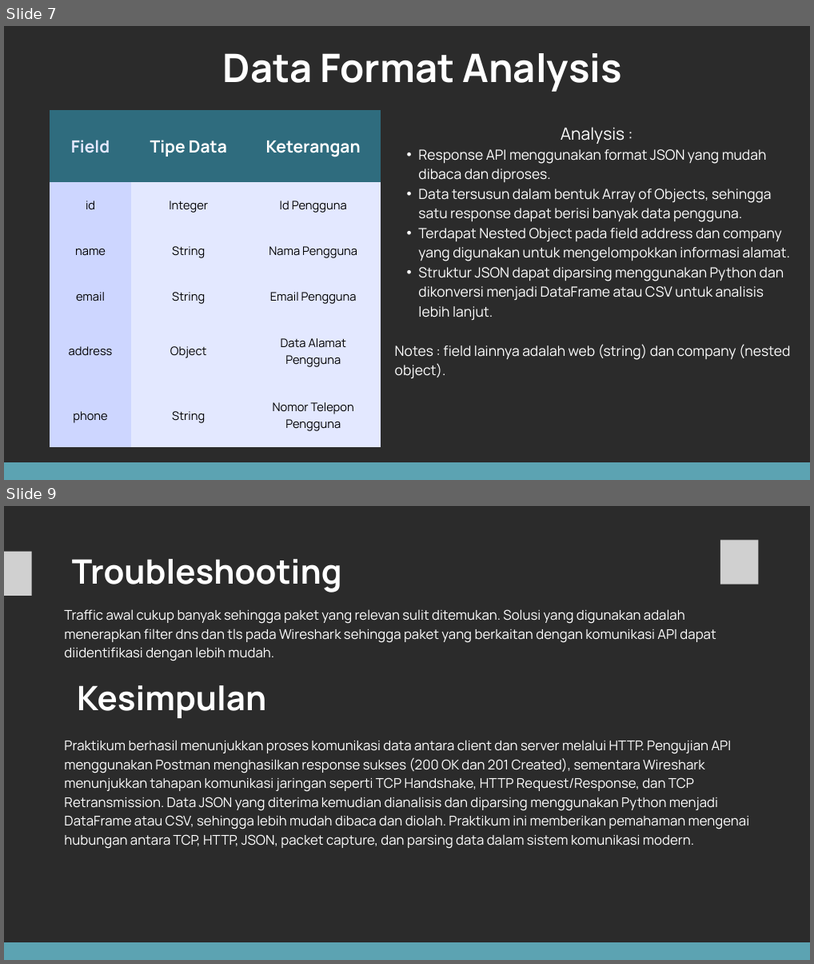
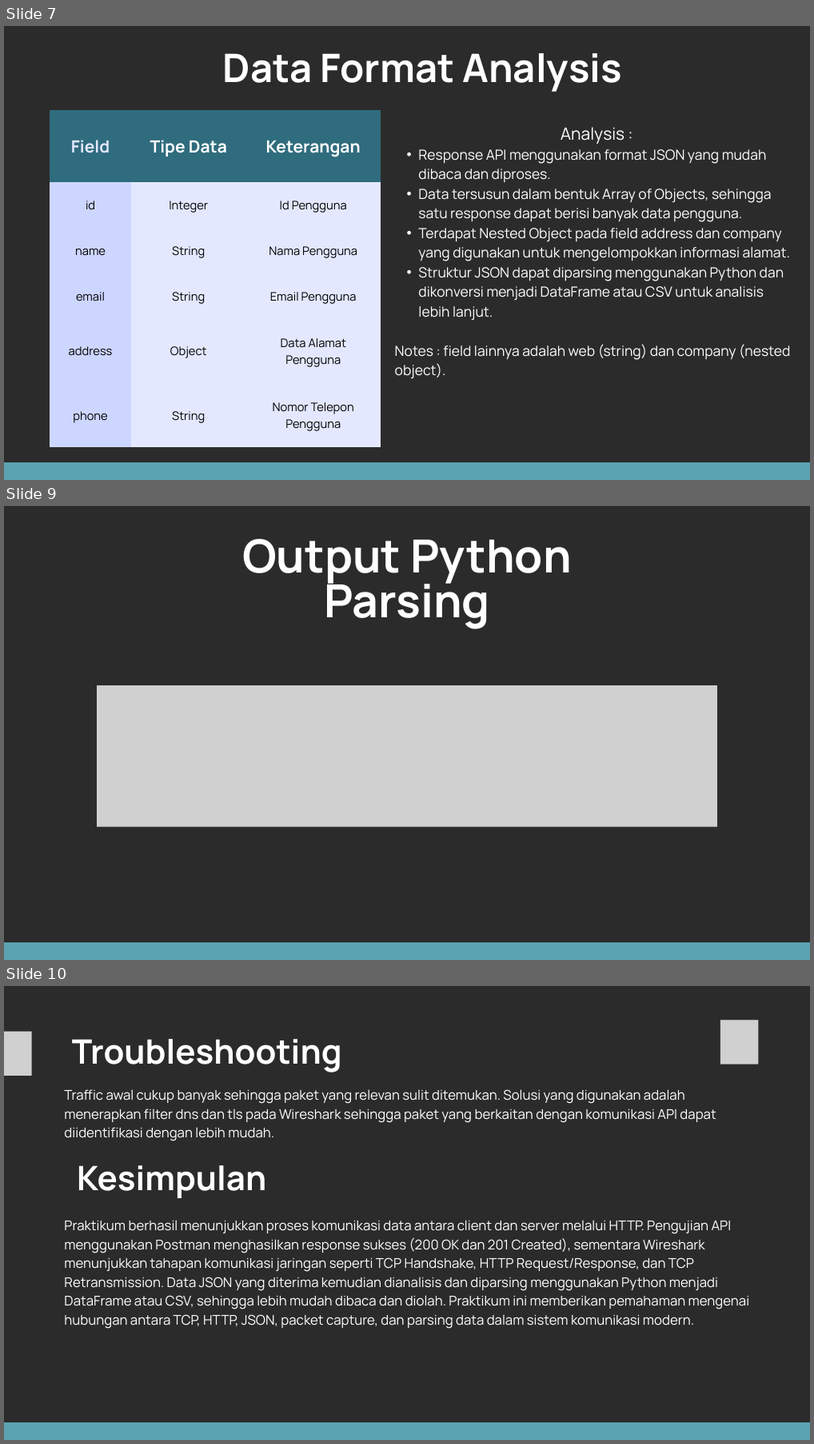
Before and after one commit to RizqoMuchsin18/UTS-Communication-Protocol-Kelompok-01, a slide deck: ppt/UTS_CP_Reguler_Kelompok01_Presentation.pptx. Shown one above the other, each under a label of ours: slides 7 and 9 before the commit, slides 7, 9 and 10 after it; the slides between them are not shown. The pictures are 814x964 and 814x1444 pixels, drawn with LibreOffice and Linux fonts; fonts in the diff are those of the drawing; grey boxes stand for pictures; background and template pictures are left out; a plain dark background stands for a picture behind light text. Boxes give left, top, right and bottom in pixels: in the first picture for what was removed or moved away, otherwise in the second. Text is boxed around its words. In the diff, an @@ line names an element or a change of style, - is before the commit and + after.

```diff
--- a/ppt/UTS_CP_Reguler_Kelompok01_Presentation.pptx
+++ b/ppt/UTS_CP_Reguler_Kelompok01_Presentation.pptx
@@ slide 9 added at bbox=[4, 506, 810, 960], background picture (left out) @@
@@ text added at bbox=[242, 539, 572, 629], 81.5 pt, text #FFFFFF, bold @@
+Output Python Parsing
@@ picture added at bbox=[97, 685, 718, 827] @@
@@ freeform shape added at bbox=[4, 942, 810, 960], fill #5CA3B2 @@
@@ what was slide 9 is now slide 10 @@
```
Also in this commit, not shown: 4 slides changed.
